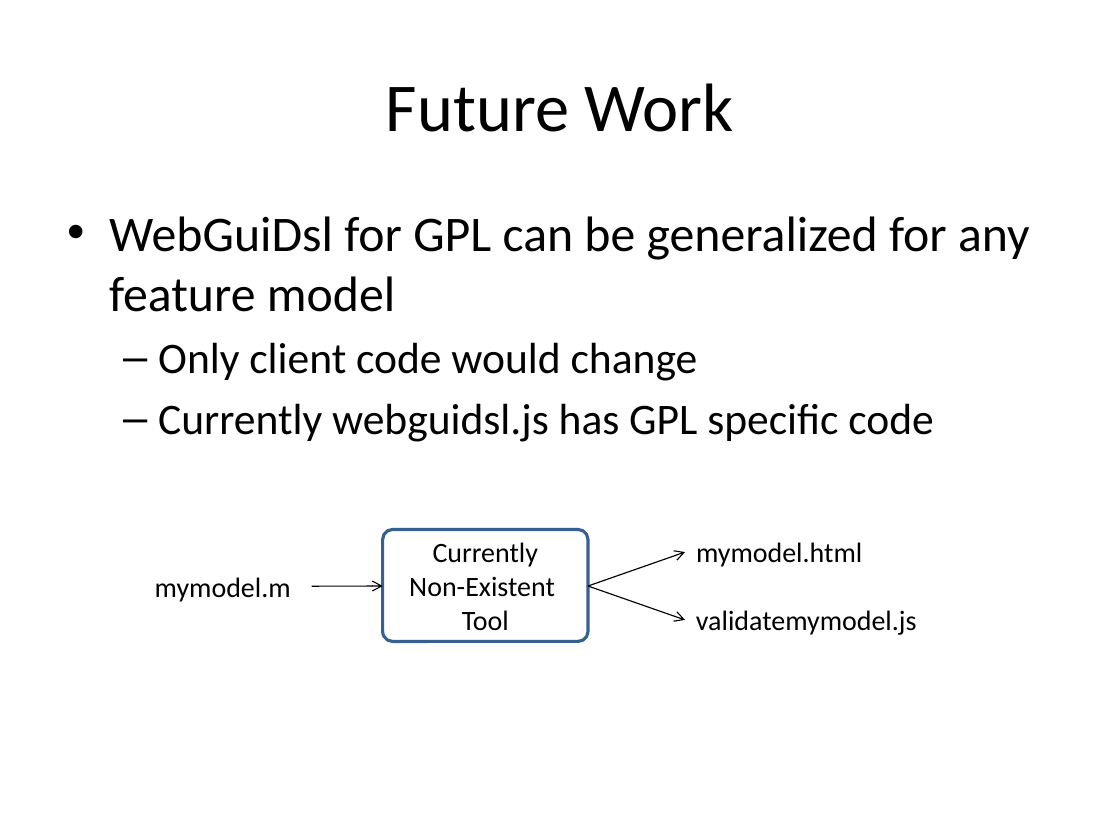
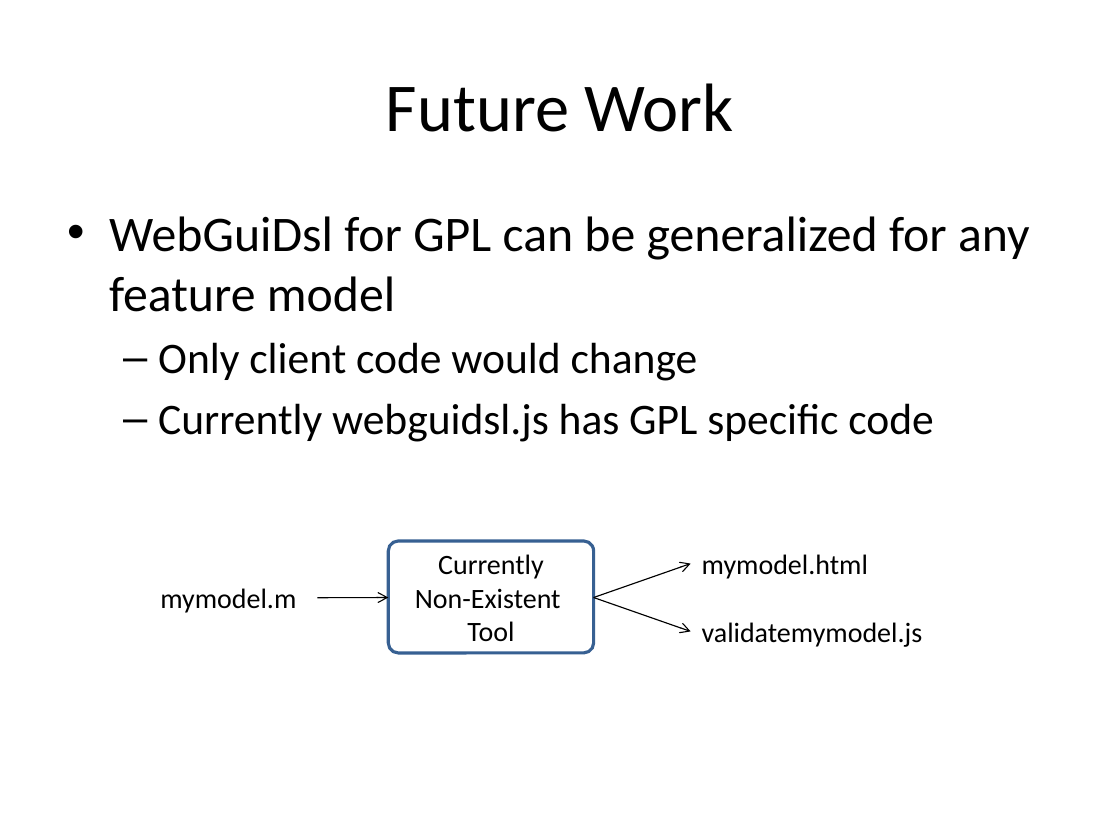
Before and after one commit to toomanyjoes/spring2011-cs392, a slide deck: slide 16 of SamPresentation.pptx (slide 11 before the commit). Drawn at 1120x840 pixels with LibreOffice and Linux fonts; fonts in the diff are those of the drawing. Boxes give left, top, right and bottom in pixels: in the first picture for what was removed or moved away, otherwise in the second. Text is boxed around its words. In the diff, an @@ line names an element or a change of style, - is before the commit and + after.

```diff
--- a/SamPresentation.pptx
+++ b/SamPresentation.pptx
@@ 4 texts, 3 arrows, 1 rounded rectangle: place and size @@
-4 texts, 3 arrows, 1 rounded rectangle at [155,530,917,642]
+4 texts, 3 arrows, 1 rounded rectangle at [160,541,923,653]
```
Also in this commit, not shown: 6 slides added, 1 slide removed, 24 other files.
